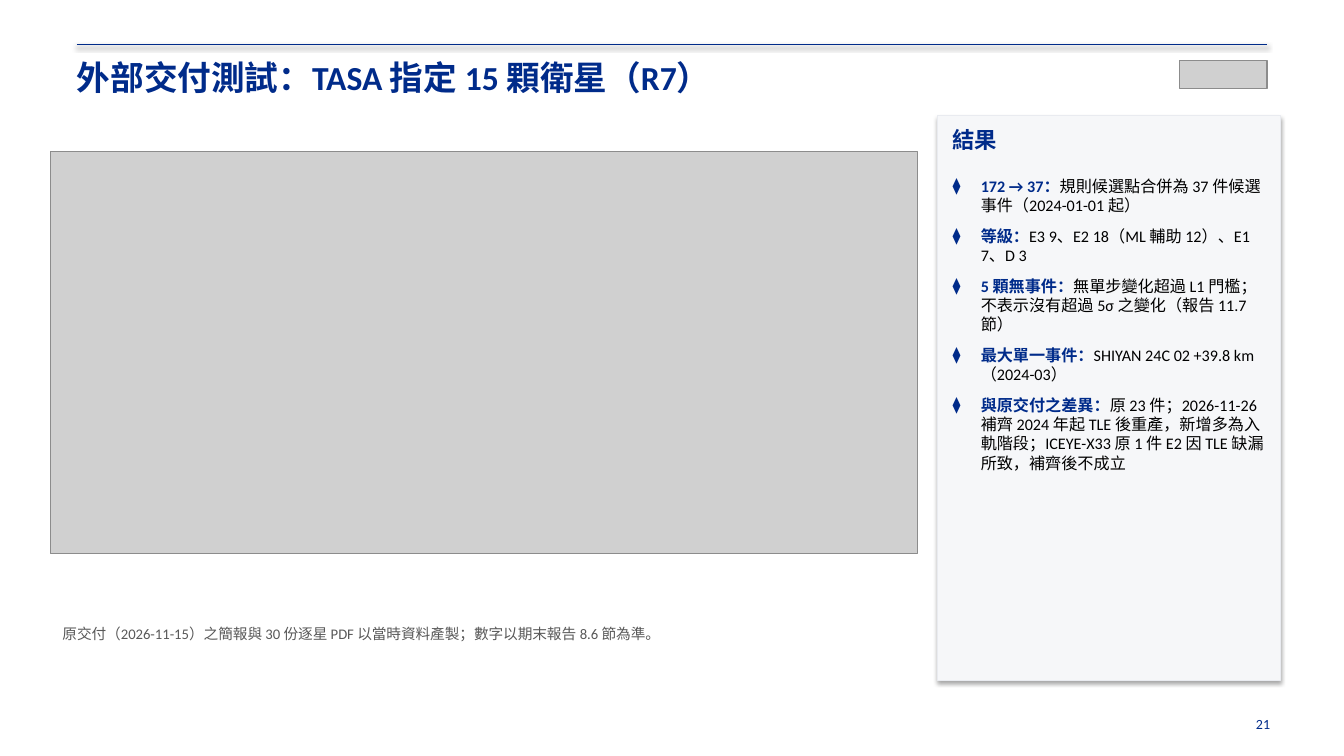
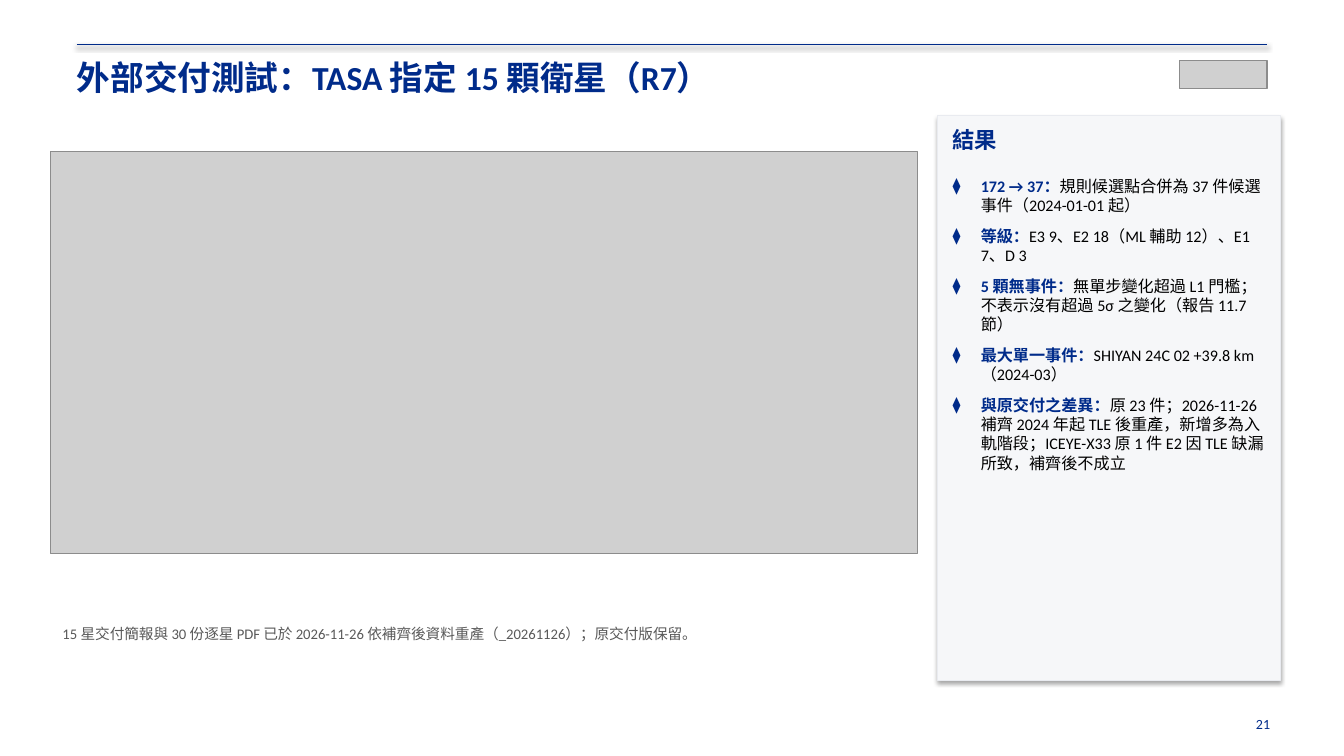
Before and after one commit to RhynoW/Sat_TraingDataExtension, a slide deck: slide 21 of output/期末交付_文件包_20261118/01_期末報告/期末報告_結案簡報_20261115.pptx. Drawn at 1344x756 pixels with LibreOffice and Linux fonts; fonts in the diff are those of the drawing; grey boxes stand for pictures. Boxes give left, top, right and bottom in pixels: in the first picture for what was removed or moved away, otherwise in the second. Text is boxed around its words. In the diff, an @@ line names an element or a change of style, - is before the commit and + after.

```diff
--- a/output/期末交付_文件包_20261118/01_期末報告/期末報告_結案簡報_20261115.pptx
+++ b/output/期末交付_文件包_20261118/01_期末報告/期末報告_結案簡報_20261115.pptx
@@ text at bbox=[62, 626, 697, 641]: text changed @@
-原交付（2026-11-15）之簡報與 30 份逐星 PDF 以當時資料產製；數字以期末報告 8.6 節為準。
+15 星交付簡報與 30 份逐星 PDF 已於 2026-11-26 依補齊後資料重產（_20261126）；原交付版保留。
```
Also in this commit, not shown: 15 other files.
